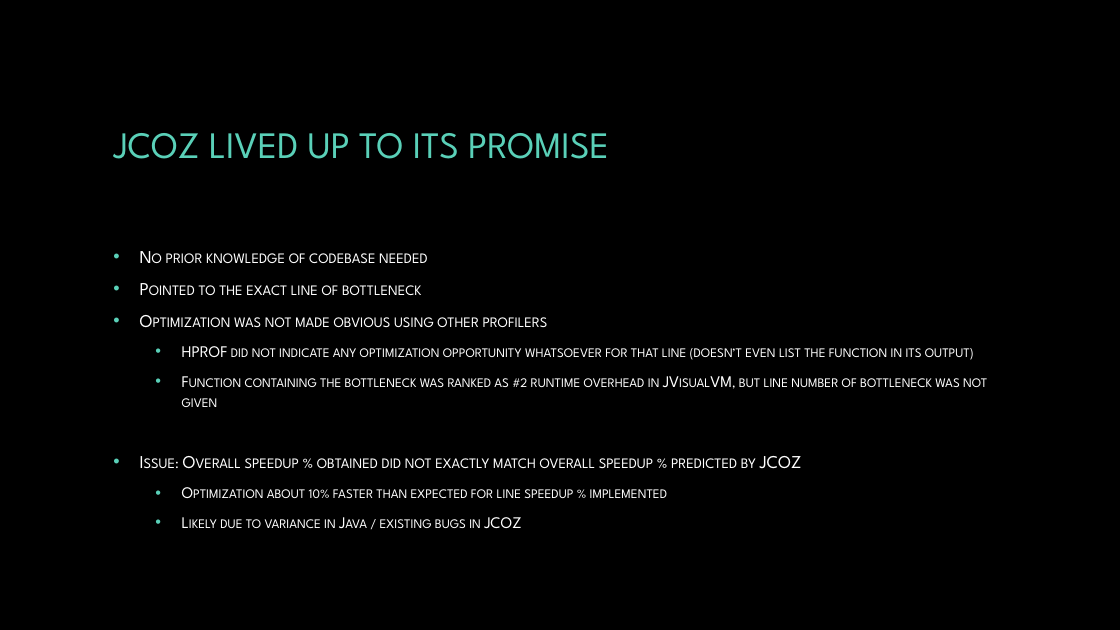
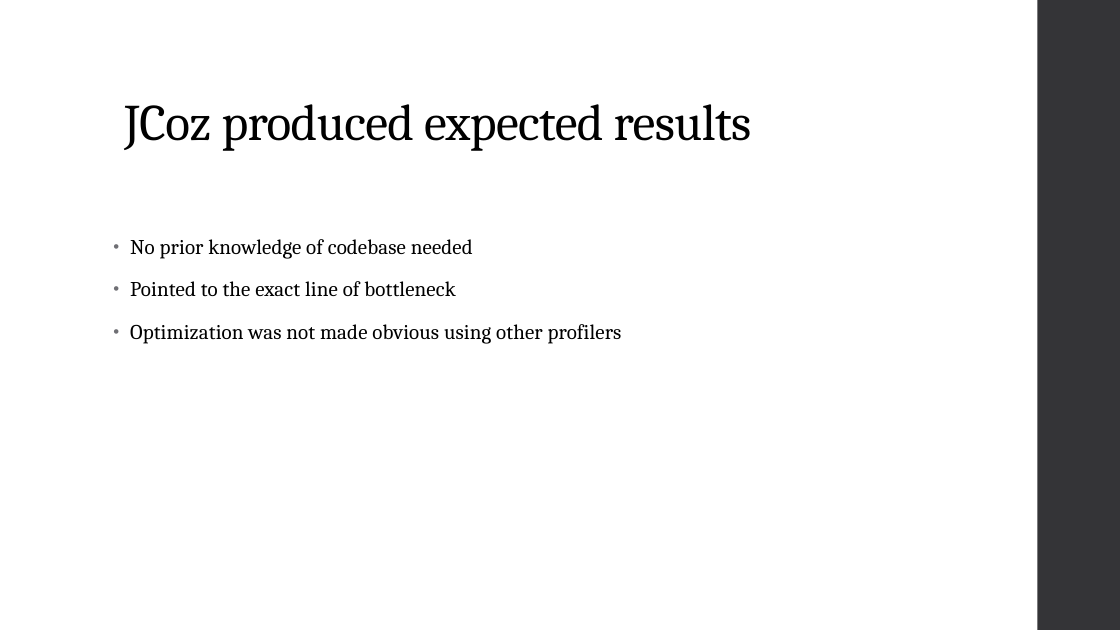
Before and after one commit to Byte-Lab/JCoz, a slide deck: slide 15 of project_presentation.pptx (slide 23 before the commit). Drawn at 1120x630 pixels with LibreOffice and Linux fonts; fonts in the diff are those of the drawing; background and template pictures are left out. Boxes give left, top, right and bottom in pixels: in the first picture for what was removed or moved away, otherwise in the second. Text is boxed around its words. In the diff, an @@ line names an element or a change of style, - is before the commit and + after.

```diff
--- a/project_presentation.pptx
+++ b/project_presentation.pptx
@@ background picture (left out) to #FFFFFF @@
@@ rectangle added at bbox=[1038, 0, 1120, 630], fill #353537 @@
@@ title "JCoz produced expected results" at bbox=[124, 104, 752, 151]: vertical alignment middle to bottom @@
@@ title at bbox=[124, 104, 752, 151]: text changed; size 32 to 44 pt; font League Spartan to Cambria; text colour #5AD0B8 to #000000 @@
-JCOZ LIVED UP TO ITS PROMISE
+JCoz produced expected results
@@ text "No prior knowledge of codebase ...": place and size @@
-text "No prior knowledge of codebase ..." at bbox=[166, 253, 987, 528]
+text "No prior knowledge of codebase ..." at bbox=[130, 239, 622, 344]
@@ text "No prior knowledge of codebase ..." at bbox=[130, 239, 622, 344]: size 15.5 to 18 pt, font League Spartan to Cambria, text colour #FFFFFF to #000000, letter spacing 0 to 0.1 pt, small capitals off; indent changed; line spacing 1 to 0.95; more space between paragraphs; bullet colour #5AD0B8 to #6F6F74; vertical alignment middle to top @@
@@ text at bbox=[182, 346, 987, 528]: paragraphs removed @@
-  • HPROF did not indicate any optimization opportunity whatsoever for that line (doesn’t even list the function in its output)
-  • Function containing the bottleneck was ranked as #2 runtime overhead in JVisualVM, but line number of bottleneck was not given
-• Issue: Overall speedup % obtained did not exactly match overall speedup % predicted by JCOZ
-  • Optimization about 10% faster than expected for line speedup % implemented
-  • Likely due to variance in Java / existing bugs in JCOZ
```
Also in this commit, not shown: 21 other slides changed, 6 slides added, 10 slides removed, 17 other files.
